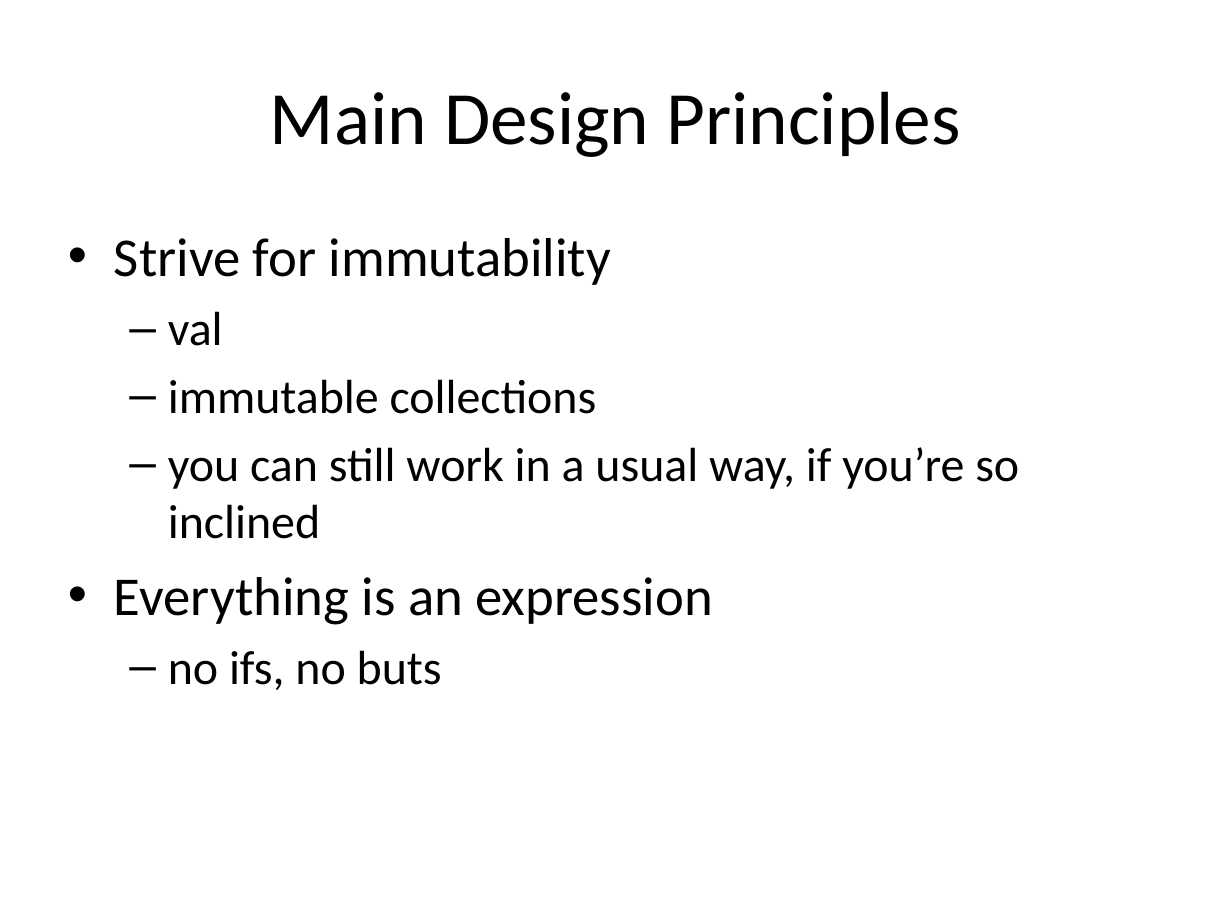
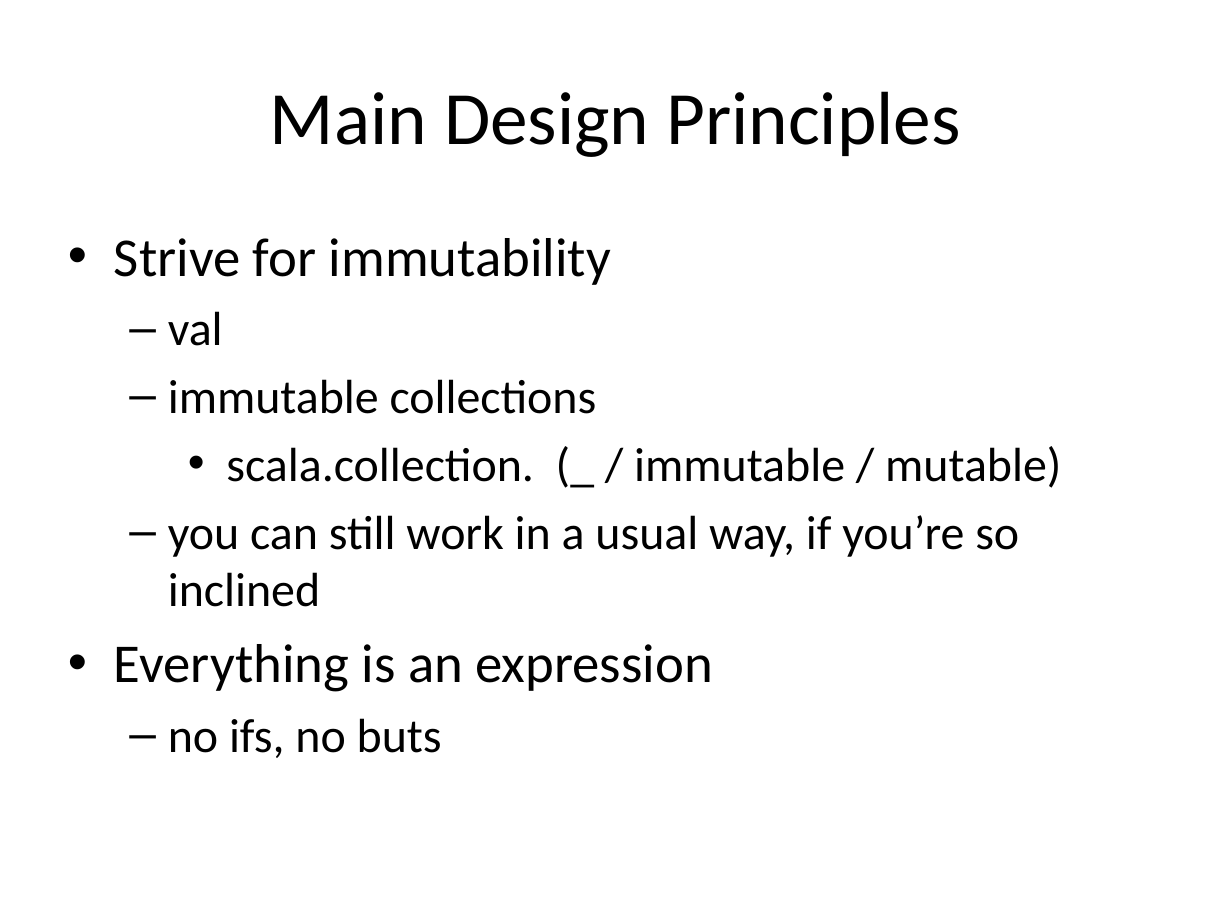
Before and after one commit to Igerly/scalaBasics, a slide deck: slide 21 of Scala.ppt (slide 20 before the commit). Drawn at 1232x924 pixels with LibreOffice and Linux fonts; fonts in the diff are those of the drawing. Boxes give left, top, right and bottom in pixels: in the first picture for what was removed or moved away, otherwise in the second. Text is boxed around its words. In the diff, an @@ line names an element or a change of style, - is before the commit and + after.

```diff
--- a/Scala.ppt
+++ b/Scala.ppt
@@ text at (226,446,1061,488): paragraph added @@
+    • scala.collection. (_ / immutable / mutable)
```
Also in this commit, not shown: 5 other slides changed, 5 slides added, 1 slide removed, 7 other files.
